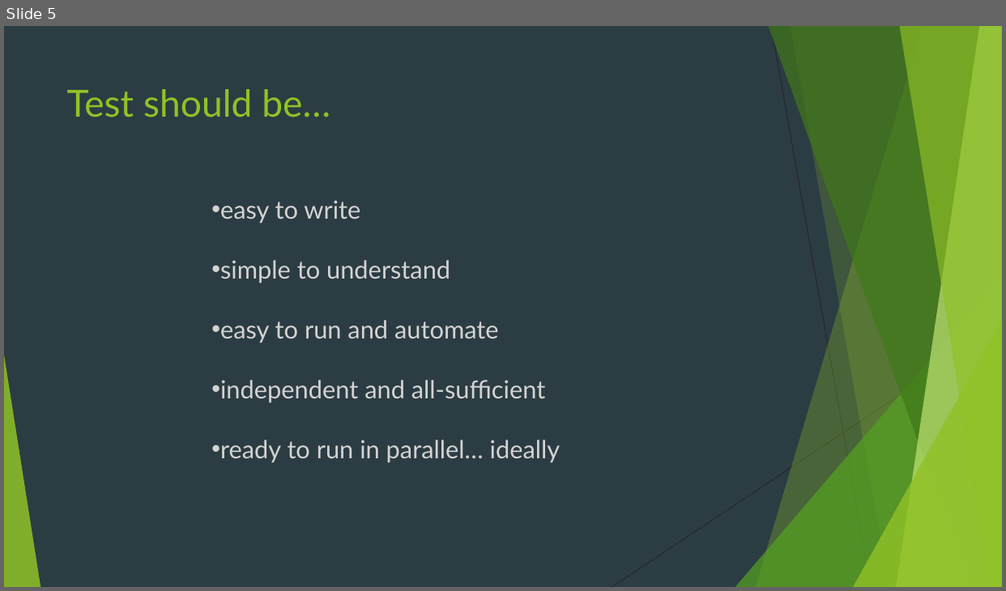
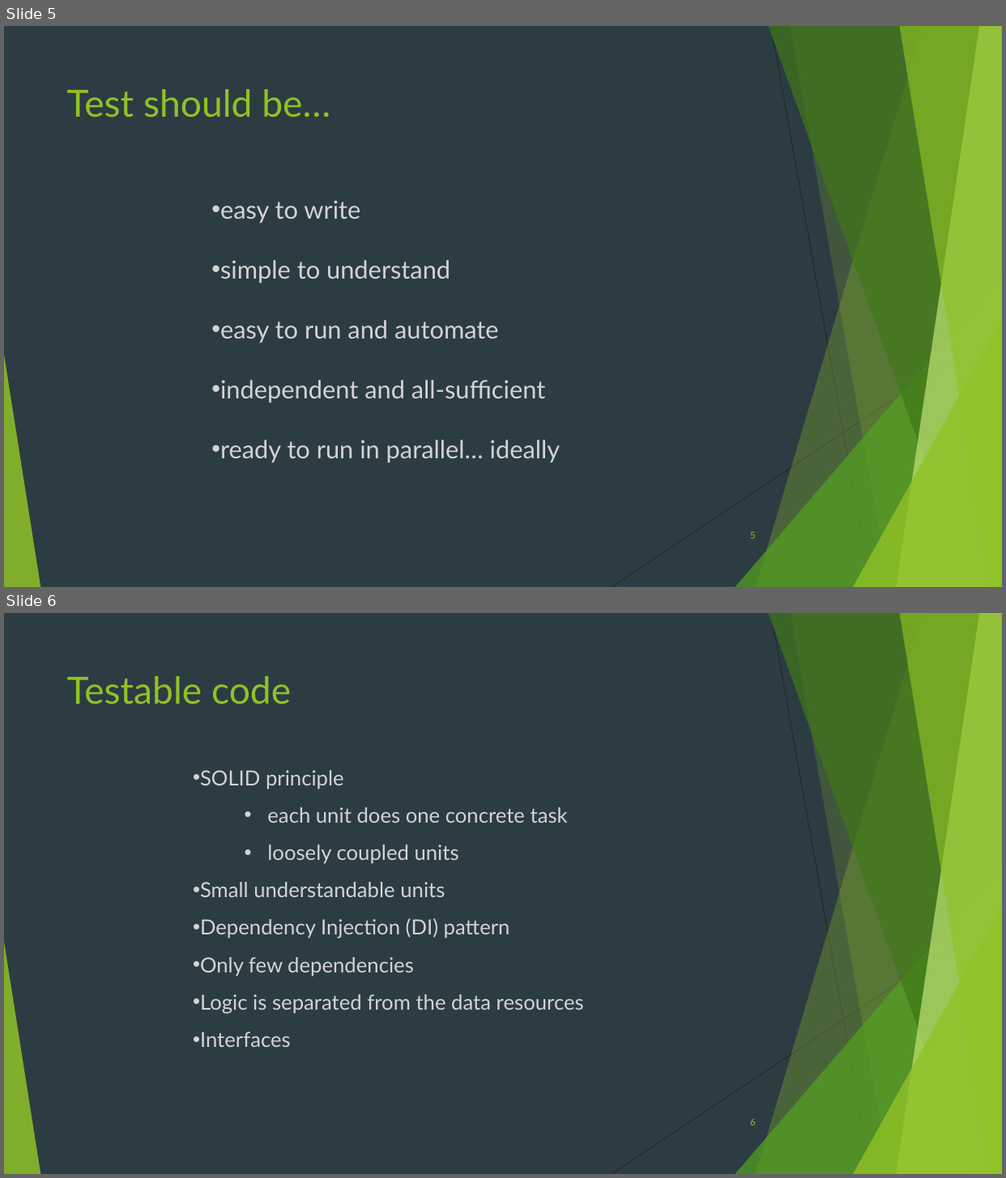
Before and after one commit to lionvs/NET_CodeTesting, a slide deck: NetTesting/Presentation.pptx. Shown one above the other, each under a label of ours: slide 5 before the commit, slides 5 and 6 after it. The pictures are 1006x591 and 1006x1178 pixels, drawn with LibreOffice and Linux fonts; fonts in the diff are those of the drawing. Boxes give left, top, right and bottom in pixels: in the first picture for what was removed or moved away, otherwise in the second. Text is boxed around its words. In the diff, an @@ line names an element or a change of style, - is before the commit and + after.

```diff
--- a/NetTesting/Presentation.pptx
+++ b/NetTesting/Presentation.pptx
@@ slide 6 added at <box>4,613,1002,1174</box>, background #2C3C43; not listed: 10 template elements that a slide beside it also shows @@
@@ title added at <box>67,676,291,705</box>, 36 pt, text #90C226 @@
+Testable code
@@ text added at <box>200,770,584,1047</box>, 20 pt, text #D3D3D3 @@
+• SOLID principle
+    • each unit does one concrete task
+    • loosely coupled units
+• Small understandable units
+• Dependency Injection (DI) pattern
+• Only few dependencies
+• Logic is separated from the data resources
+• Interfaces
@@ page number added at <box>750,1119,756,1126</box>, 9 pt, text #90C226 @@
+6
@@ slide 5 changed as well @@
@@ page number added at <box>750,532,756,539</box>, 9 pt, text #90C226 @@
+5
```
Also in this commit, not shown: 11 other slides changed, 2 other slides added, 2 other files.
